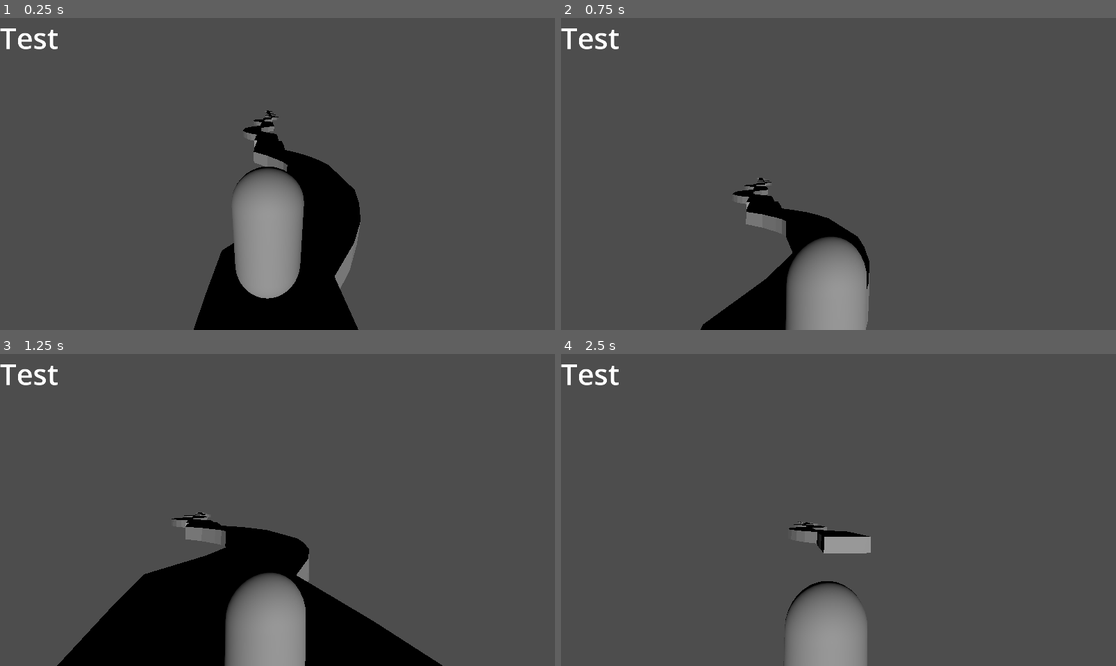
Above: before the commit, frames 1-4 (two rows, left to right).
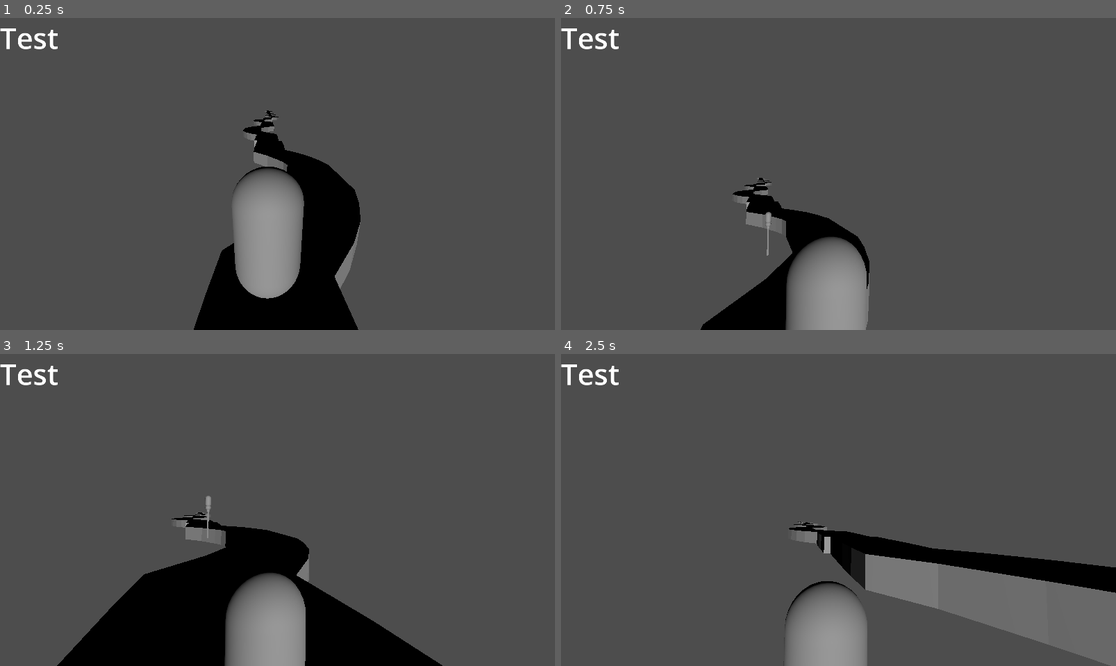
Above: after the commit, the same moments.

Repository: TomasKynicky/wetTag
Game: Godot game, scene res://master.tscn
The game is run twice, just before and just after one commit, with the same random seed, the same clock (stepped at 60 frames per second) and the same inputs.
Inputs (mouse positions are in pixels of both pictures, inside the frame that each line leads up to):
- Up to frame 1 (0.25 s): no input
- Up to frame 2 (0.75 s): tap Enter (ui_accept) at 0.5 s; move the mouse to (866, 174) at 0.52 s; hold Up (ui_up) from 0.53 s (still down); hold Shift (sprint) from 0.53 s (still down); tap C (crouch) at 0.6 s
- Up to frame 3 (1.25 s): keep holding Up (ui_up); keep holding Shift (sprint); tap Enter (ui_accept) at 0.77 s
- Up to frame 4 (2.5 s): keep holding Up (ui_up); move the mouse to (810, 510) at 1.27 s; release Shift (sprint) at 1.28 s; tap Shift (sprint) at 1.35 s; tap Enter (ui_accept) at 1.52 s; tap C (crouch) at 1.55, 2.1 s; move the mouse to (849, 503) at 2.02 s; hold Shift (sprint) from 2.03 s (still down)

Frame 1 is identical in both runs. In frame 2, less than 0.1% of the frame differs, in the area x 36-38%, y 62-77%; in frame 3, less than 0.1%; in frame 4, 11%, in the area x 48-100%, y 58-100%.

Commit message:
feat: turret

Diff:
--- /dev/null
+++ b/bullet.gd
@@ -0,0 +1,33 @@
+extends Area3D
+
+@export var life_time: float = 3.0
+@export var damage: float = 10.0
+@export var lock_time: float = 2.0
+
+var _vel: Vector3 = Vector3.ZERO
+var _alive: float = 0.0
+
+func shoot(velocity: Vector3) -> void:
+	_vel = velocity
+	look_at(global_transform.origin + _vel.normalized(), Vector3.UP)
+
+func _physics_process(delta: float) -> void:
+	_alive += delta
+	if _alive >= life_time:
+		queue_free()
+		return
+	var from: Vector3 = global_transform.origin
+	var to: Vector3 = from + _vel * delta
+	var space: PhysicsDirectSpaceState3D = get_world_3d().direct_space_state
+	var query: PhysicsRayQueryParameters3D = PhysicsRayQueryParameters3D.create(from, to)
+	var hit: Dictionary = space.intersect_ray(query)
+	if hit:
+		var collider: Object = hit.get("collider")
+		if collider:
+			if collider.has_method("apply_damage"):
+				collider.call("apply_damage", damage)
+			if collider.has_method("lock_movement"):
+				collider.call("lock_movement", lock_time)
+		queue_free()
+	else:
+		global_transform.origin = to
--- /dev/null
+++ b/bullet.tscn
@@ -0,0 +1,20 @@
+[gd_scene load_steps=4 format=3 uid="uid://cewx6jj0ndhph"]
+
+[ext_resource type="Script" uid="uid://dtdk5kwfk0fnu" path="res://bullet.gd" id="1_v7oki"]
+
+[sub_resource type="SphereShape3D" id="SphereShape3D_rtl8c"]
+
+[sub_resource type="SphereMesh" id="SphereMesh_v7oki"]
+
+[node name="Bullet" type="Node3D"]
+
+[node name="Area3D" type="Area3D" parent="."]
+script = ExtResource("1_v7oki")
+
+[node name="CollisionShape3D" type="CollisionShape3D" parent="Area3D"]
+transform = Transform3D(0.38455844, 0, 0, 0, 0.40372917, 0, 0, 0, 0.34223932, 0, 0, 0)
+shape = SubResource("SphereShape3D_rtl8c")
+
+[node name="MeshInstance3D" type="MeshInstance3D" parent="."]
+transform = Transform3D(0.34375522, 0, 0, 0, 0.36551815, 0, 0, 0, 0.345833, 0, 0, 0)
+mesh = SubResource("SphereMesh_v7oki")
--- a/master.tscn
+++ b/master.tscn
@@ -1,7 +1,8 @@
-[gd_scene load_steps=3 format=3 uid="uid://cd1t7v8bveg51"]
+[gd_scene load_steps=4 format=3 uid="uid://cd1t7v8bveg51"]
 
 [ext_resource type="Script" uid="uid://jscuy4dkq05f" path="res://scripts/mapGenerator.gd" id="1_te040"]
 [ext_resource type="PackedScene" uid="uid://bgubxun78jkik" path="res://player/player.tscn" id="2_s35ub"]
+[ext_resource type="PackedScene" uid="uid://ck3uoahyq6frp" path="res://turret.tscn" id="3_h2bm4"]
 
 [node name="Master" type="Node3D"]
 script = ExtResource("1_te040")
@@ -11,3 +12,6 @@
 
 [node name="DirectionalLight3D" type="DirectionalLight3D" parent="."]
 transform = Transform3D(1, 0, 0, 0, 1, 0, 0, 0, 1, -4.828718, 16.45825, 0)
+
+[node name="Turret" parent="." instance=ExtResource("3_h2bm4")]
+transform = Transform3D(1, 0, 0, 0, 1, 0, 0, 0, 1, -0.03345871, 3.550127, -25.048115)
--- a/player/player.gd
+++ b/player/player.gd
@@ -17,18 +17,22 @@
 @onready var camera: Camera3D = $Camera3D
 var _pitch: float = 0.0
 
+var _move_lock: float = 0.0
+
+func lock_movement(duration: float) -> void:
+	_move_lock = max(_move_lock, duration)
+
 func _ready() -> void:
 	add_to_group("player")
+	add_to_group("target_group")
 	Input.mouse_mode = Input.MOUSE_MODE_CAPTURED
 
 func _unhandled_input(event: InputEvent) -> void:
 	if event is InputEventMouseMotion:
 		rotate_y(-event.relative.x * mouse_sensitivity)
-
 		_pitch -= event.relative.y * mouse_sensitivity
 		_pitch = clamp(_pitch, deg_to_rad(-80.0), deg_to_rad(80.0))
 		camera.rotation.x = _pitch
-
 	if event.is_action_pressed("ui_cancel"):
 		if Input.mouse_mode == Input.MOUSE_MODE_CAPTURED:
 			Input.mouse_mode = Input.MOUSE_MODE_VISIBLE
@@ -39,13 +43,20 @@
 	if not is_on_floor():
 		velocity += get_gravity() * delta
 
-	var want_sprint := Input.is_action_pressed("sprint")
-	var input_dir := Input.get_vector("ui_left", "ui_right", "ui_up", "ui_down")
-	var direction := (transform.basis * Vector3(input_dir.x, 0, input_dir.y)).normalized()
+	if _move_lock > 0.0:
+		_move_lock -= delta
+		velocity.x = move_toward(velocity.x, 0.0, SPEED)
+		velocity.z = move_toward(velocity.z, 0.0, SPEED)
+		move_and_slide()
+		return
+
+	var want_sprint: bool = Input.is_action_pressed("sprint")
+	var input_dir: Vector2 = Input.get_vector("ui_left", "ui_right", "ui_up", "ui_down")
+	var direction: Vector3 = (transform.basis * Vector3(input_dir.x, 0.0, input_dir.y)).normalized()
 
 	if _is_sliding:
 		_slide_time += delta
-		var horiz := Vector2(velocity.x, velocity.z)
+		var horiz: Vector2 = Vector2(velocity.x, velocity.z)
 		horiz = horiz.move_toward(Vector2.ZERO, SLIDE_FRICTION * delta)
 		velocity.x = horiz.x
 		velocity.z = horiz.y
@@ -54,19 +65,16 @@
 	else:
 		if Input.is_action_just_pressed("ui_accept") and is_on_floor():
 			velocity.y = JUMP_VELOCITY
-
 		if is_on_floor():
-			var max_speed := SPEED * (SPRINT_MULT if want_sprint else 1.0)
-
+			var max_speed: float = SPEED * (SPRINT_MULT if want_sprint else 1.0)
 			if direction != Vector3.ZERO:
 				velocity.x = direction.x * max_speed
 				velocity.z = direction.z * max_speed
 			else:
 				velocity.x = move_toward(velocity.x, 0.0, SPEED)
 				velocity.z = move_toward(velocity.z, 0.0, SPEED)
-
 			if Input.is_action_just_pressed("crouch") and want_sprint:
-				var horiz_speed := Vector2(velocity.x, velocity.z).length()
+				var horiz_speed: float = Vector2(velocity.x, velocity.z).length()
 				if horiz_speed >= SLIDE_MIN_SPEED:
 					_is_sliding = true
 					_slide_time = 0.0
--- a/scripts/mapGenerator.gd
+++ b/scripts/mapGenerator.gd
@@ -14,6 +14,7 @@
 var playersActiveTiles: Array[int] = []
 var tile_player_counts: Dictionary = {}
 var tiles_by_index: Dictionary = {}
+var player_max_reached: Dictionary = {}
 
 func _ready() -> void:
 	randomize()
@@ -31,20 +32,30 @@
 			if not area.playerLeaveArea.is_connected(_on_player_leave_area):
 				area.playerLeaveArea.connect(_on_player_leave_area)
 
-func _on_player_enter_area(tile_index: int) -> void:
+func _on_player_enter_area(tile_index: int, body: Node3D) -> void:
 	var prev_count: int = 0
 	if tile_player_counts.has(tile_index):
 		prev_count = tile_player_counts[tile_index]
 	var new_count: int = prev_count + 1
 	tile_player_counts[tile_index] = new_count
 
-	if prev_count == 0:
-		if tile_index not in playersActiveTiles:
-			playersActiveTiles.append(tile_index)
+	if prev_count == 0 and tile_index not in playersActiveTiles:
+		playersActiveTiles.append(tile_index)
+
+	var body_id: int = body.get_instance_id()
+	var old_max: int
+	if player_max_reached.has(body_id):
+		old_max = player_max_reached[body_id]
+	else:
+		old_max = tile_index
+	if tile_index > old_max:
+		player_max_reached[body_id] = tile_index
+	elif not player_max_reached.has(body_id):
+		player_max_reached[body_id] = old_max
 
 	print("Aktivní tiles:", playersActiveTiles)
 
-func _on_player_leave_area(tile_index: int) -> void:
+func _on_player_leave_area(tile_index: int, body: Node3D) -> void:
 	if not tile_player_counts.has(tile_index):
 		return
 
@@ -55,7 +66,16 @@
 		tile_player_counts.erase(tile_index)
 		playersActiveTiles.erase(tile_index)
 
-		if tiles_by_index.has(tile_index):
+		var can_delete: bool = false
+		if not player_max_reached.is_empty():
+			can_delete = true
+			for value in player_max_reached.values():
+				var max_idx: int = value
+				if max_idx <= tile_index:
+					can_delete = false
+					break
+
+		if can_delete and tiles_by_index.has(tile_index):
 			var tile: Node3D = tiles_by_index[tile_index]
 			tiles_by_index.erase(tile_index)
 			if is_instance_valid(tile):
--- a/tiles/triggerArea.gd
+++ b/tiles/triggerArea.gd
@@ -1,7 +1,7 @@
 extends Area3D
 
-signal playerEnterArea(index: int)
-signal playerLeaveArea(index: int)
+signal playerEnterArea(index: int, body: Node3D)
+signal playerLeaveArea(index: int, body: Node3D)
 
 func _ready() -> void:
 	body_entered.connect(_on_body_entered)
@@ -14,7 +14,7 @@
 	var tile := get_parent() as Node3D
 	if tile.has_meta("tile_index"):
 		var idx: int = tile.get_meta("tile_index")
-		playerEnterArea.emit(idx)
+		playerEnterArea.emit(idx, body)
 
 func _on_body_exited(body: Node3D) -> void:
 	if not body.is_in_group("player"):
@@ -23,4 +23,4 @@
 	var tile := get_parent() as Node3D
 	if tile.has_meta("tile_index"):
 		var idx: int = tile.get_meta("tile_index")
-		playerLeaveArea.emit(idx)
+		playerLeaveArea.emit(idx, body)
--- /dev/null
+++ b/turret.gd
@@ -0,0 +1,116 @@
+extends Node3D
+
+@onready var area: Area3D = $Area3D
+@onready var turret_head: Node3D = $Skeleton3D/TurretHead
+@onready var turret_cannon: Node3D = $Skeleton3D/TurretHead/TurretCanon
+@onready var muzzle: Marker3D = $Skeleton3D/TurretHead/TurretCanon/Muzzle
+
+@export var bullet_scene: PackedScene
+@export var fire_rate_hz: float = 2.0
+@export var bullet_speed: float = 60.0
+@export var aim_cone_deg: float = 45.0   # větší kužel → nemusí mířit 100% přesně
+
+@export var target_group := "player"
+@export var pitch_limits_deg := Vector2(-45.0, 45.0)
+@export_range(-180.0, 180.0, 1.0) var yaw_offset_deg := 0.0
+@export var invert_pitch := false
+
+var _target: Node3D = null
+var _cooldown: float = 0.0
+
+func _ready() -> void:
+	area.body_entered.connect(_on_area_body_entered)
+	area.body_exited.connect(_on_area_body_exited)
+	area.monitoring = true
+	area.monitorable = true
+
+func _physics_process(delta: float) -> void:
+	_cooldown = max(0.0, _cooldown - delta)
+	_refresh_target_if_needed()
+
+	if _is_valid_target(_target):
+		_aim_now(_target.global_transform.origin)
+		if _can_fire_now():
+			_fire()
+
+func _on_area_body_entered(body: Node) -> void:
+	if body is Node3D and (target_group == "" or body.is_in_group(target_group)):
+		_target = body as Node3D
+
+func _on_area_body_exited(body: Node) -> void:
+	if body == _target:
+		_target = null
+
+func _refresh_target_if_needed() -> void:
+	if _is_valid_target(_target):
+		return
+
+	_target = null
+	var best: Node3D = null
+	var best_dist: float = INF
+
+	for b in area.get_overlapping_bodies():
+		if b is Node3D and (target_group == "" or b.is_in_group(target_group)):
+			var d: float = (b.global_transform.origin - turret_head.global_transform.origin).length()
+			if d < best_dist:
+				best = b
+				best_dist = d
+
+	_target = best
+
+func _is_valid_target(n: Node3D) -> bool:
+	return n != null and is_instance_valid(n) and n.is_inside_tree()
+
+func _aim_now(target_pos: Vector3) -> void:
+	var head_pos: Vector3 = turret_head.global_transform.origin
+	var to: Vector3 = target_pos - head_pos
+
+	# YAW – otáčení hlavy
+	var yaw: float = atan2(to.x, to.z) + deg_to_rad(yaw_offset_deg)
+	turret_head.rotation.y = yaw
+	turret_head.rotation.x = 0.0
+	turret_head.rotation.z = 0.0
+
+	# PITCH – sklon kanónu
+	var dir_local: Vector3 = turret_head.to_local(target_pos)
+	var pitch: float = -atan2(dir_local.y, dir_local.z)
+	if invert_pitch:
+		pitch = -pitch
+	pitch = clamp(pitch, deg_to_rad(pitch_limits_deg.x), deg_to_rad(pitch_limits_deg.y))
+
+	turret_cannon.rotation.x = pitch
+	turret_cannon.rotation.y = 0.0
+	turret_cannon.rotation.z = 0.0
+
+func _can_fire_now() -> bool:
+	if _cooldown > 0.0 or _target == null:
+		return false
+
+	# směr z hlavně
+	var forward: Vector3 = -muzzle.global_transform.basis.z
+	var to_target: Vector3 = (_target.global_transform.origin - muzzle.global_transform.origin).normalized()
+
+	# TADY byl ten error → explicitně float + clampf
+	var dot: float = clampf(forward.dot(to_target), -1.0, 1.0)
+	var ang: float = rad_to_deg(acos(dot))
+
+	# když nechceš řešit přesnost, můžeš tohle úplně vypnout:
+	# return true
+
+	return ang <= aim_cone_deg
+
+func _fire() -> void:
+	if bullet_scene == null:
+		return
+
+	var bullet: Node3D = bullet_scene.instantiate() as Node3D
+	get_tree().current_scene.add_child(bullet)
+
+	# spawn přesně v pozici a rotaci muzzle
+	bullet.global_transform = muzzle.global_transform
+
+	var dir: Vector3 = -muzzle.global_transform.basis.z
+	if bullet.has_method("shoot"):
+		bullet.call("shoot", dir * bullet_speed)
+
+	_cooldown = 1.0 / max(fire_rate_hz, 0.001)
--- /dev/null
+++ b/turret.tscn
@@ -0,0 +1,52 @@
+[gd_scene load_steps=9 format=3 uid="uid://ck3uoahyq6frp"]
+
+[ext_resource type="Script" uid="uid://c755j1o5v3osv" path="res://turret.gd" id="1_3oylf"]
+[ext_resource type="PackedScene" uid="uid://cewx6jj0ndhph" path="res://bullet.tscn" id="2_tjdg3"]
+
+[sub_resource type="CapsuleMesh" id="CapsuleMesh_8xk5y"]
+
+[sub_resource type="SphereMesh" id="SphereMesh_tjdg3"]
+
+[sub_resource type="CylinderMesh" id="CylinderMesh_3oylf"]
+
+[sub_resource type="ORMMaterial3D" id="ORMMaterial3D_3oylf"]
+
+[sub_resource type="CylinderMesh" id="CylinderMesh_tjdg3"]
+material = SubResource("ORMMaterial3D_3oylf")
+
+[sub_resource type="BoxShape3D" id="BoxShape3D_coqkk"]
+size = Vector3(7.665039, 5.680542, 6.6123047)
+
+[node name="Turret" type="Node3D"]
+script = ExtResource("1_3oylf")
+bullet_scene = ExtResource("2_tjdg3")
+invert_pitch = true
+
+[node name="Skeleton3D" type="Skeleton3D" parent="."]
+
+[node name="MeshInstance3D" type="MeshInstance3D" parent="Skeleton3D"]
+transform = Transform3D(0.55028784, 0, 0, 0, 0.5213018, 0, 0, 0, 0.56383944, 0, 3.8940034, 0)
+mesh = SubResource("CapsuleMesh_8xk5y")
+skeleton = NodePath("../..")
+
+[node name="TurretHead" type="MeshInstance3D" parent="Skeleton3D"]
+transform = Transform3D(0.5112304, 0, 0.12300936, -0.044331606, 0.46518126, 0.19987273, -0.10946594, -0.18838945, 0.49353638, 0, 3.2959664, 0)
+mesh = SubResource("SphereMesh_tjdg3")
+
+[node name="TurretCanon" type="MeshInstance3D" parent="Skeleton3D/TurretHead"]
+transform = Transform3D(0.5251046, -0.04200619, -0.12551922, 7.3199495e-09, 0.48176447, -0.23610228, 0.116467744, 0.1745789, 0.52166146, 0.024030328, -0.27560234, -0.09987092)
+mesh = SubResource("CylinderMesh_3oylf")
+skeleton = NodePath("../..")
+
+[node name="Muzzle" type="Marker3D" parent="Skeleton3D/TurretHead/TurretCanon"]
+transform = Transform3D(0.9999999, 3.5522176e-23, -6.617445e-23, 0, 1, 1.7763568e-15, 0, 9.947598e-14, 0.9999999, -0.011986759, -1.1817894, 0.014662174)
+
+[node name="MeshInstance3D" type="MeshInstance3D" parent="Skeleton3D/TurretHead/TurretCanon"]
+transform = Transform3D(0.4785803, 3.5527137e-15, -2.3161057e-23, 0, 4.9886746, 0, 0, 1.1368684e-13, 0.29137906, -3.525599e-08, -5.35236, 0.29307854)
+mesh = SubResource("CylinderMesh_tjdg3")
+
+[node name="Area3D" type="Area3D" parent="."]
+
+[node name="CollisionShape3D" type="CollisionShape3D" parent="Area3D"]
+transform = Transform3D(1, 0, 0, 0, 1, 0, 0, 0, 1, 0, 2.340271, 0)
+shape = SubResource("BoxShape3D_coqkk")
Not shown, added: scripts/camera.gd.uid
Not shown, added: tiles/triggerArea.gd.uid
